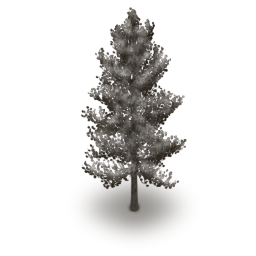
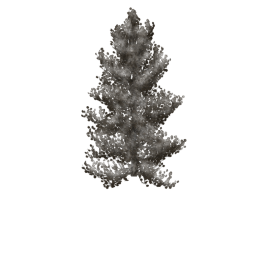
Layered file, before and after one edit (256 x 256). Changes by layer:
hid "Layer 5", painted on it over [129, 174, 140, 212]
hid "Layer 0 copy" over [72, 167, 196, 240]
hid "Layer 0 copy 2" over [72, 174, 196, 247]
hid "Layer 4", painted on it over [125, 202, 142, 215]
hid "Layer 3" over [72, 167, 196, 247]
